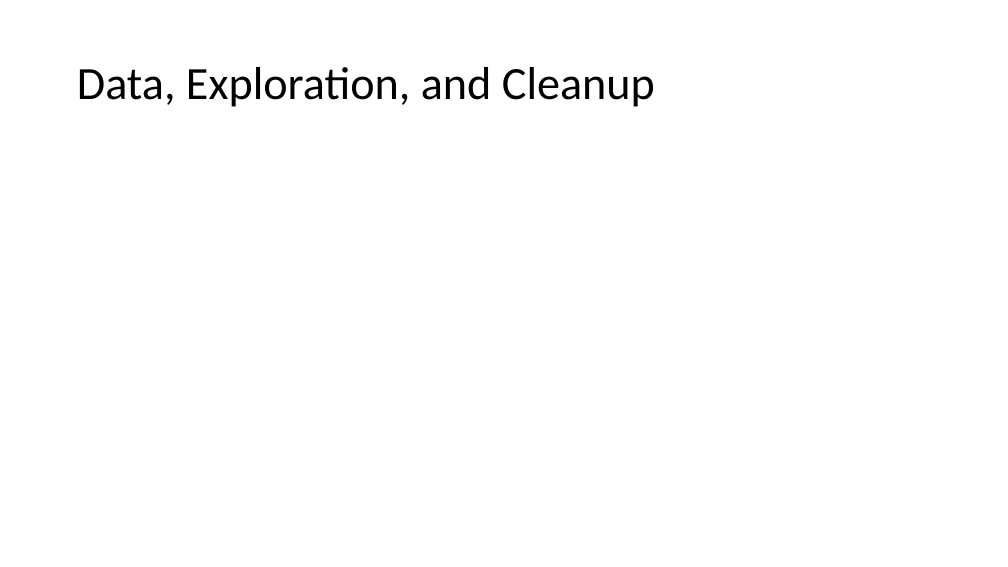
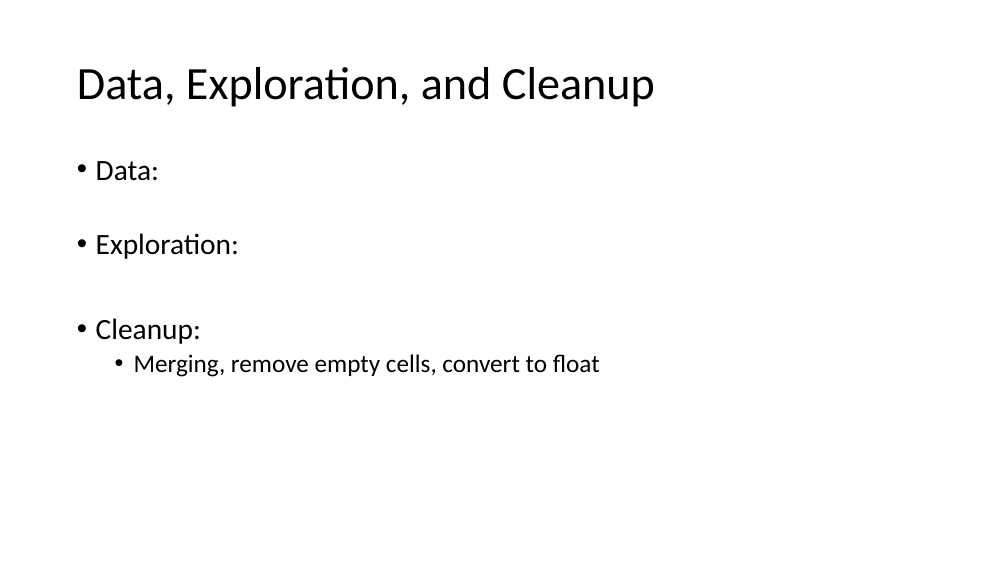
Before and after one commit to zelson71/project1-challenge, a slide deck: slide 4 of Historical Traffic Crash Data in Relation to the.pptx. Drawn at 1008x567 pixels with LibreOffice and Linux fonts; fonts in the diff are those of the drawing. Boxes give left, top, right and bottom in pixels: in the first picture for what was removed or moved away, otherwise in the second. Text is boxed around its words. In the diff, an @@ line names an element or a change of style, - is before the commit and + after.

```diff
--- a/Historical Traffic Crash Data in Relation to the.pptx
+++ b/Historical Traffic Crash Data in Relation to the.pptx
@@ text added at <box>96,161,600,377</box>, 24 pt, text #000000 @@
+• Data:
+• Exploration:
+• Cleanup:
+  • Merging, remove empty cells, convert to float
```
Also in this commit, not shown: 4 other slides changed, 5 other files.
